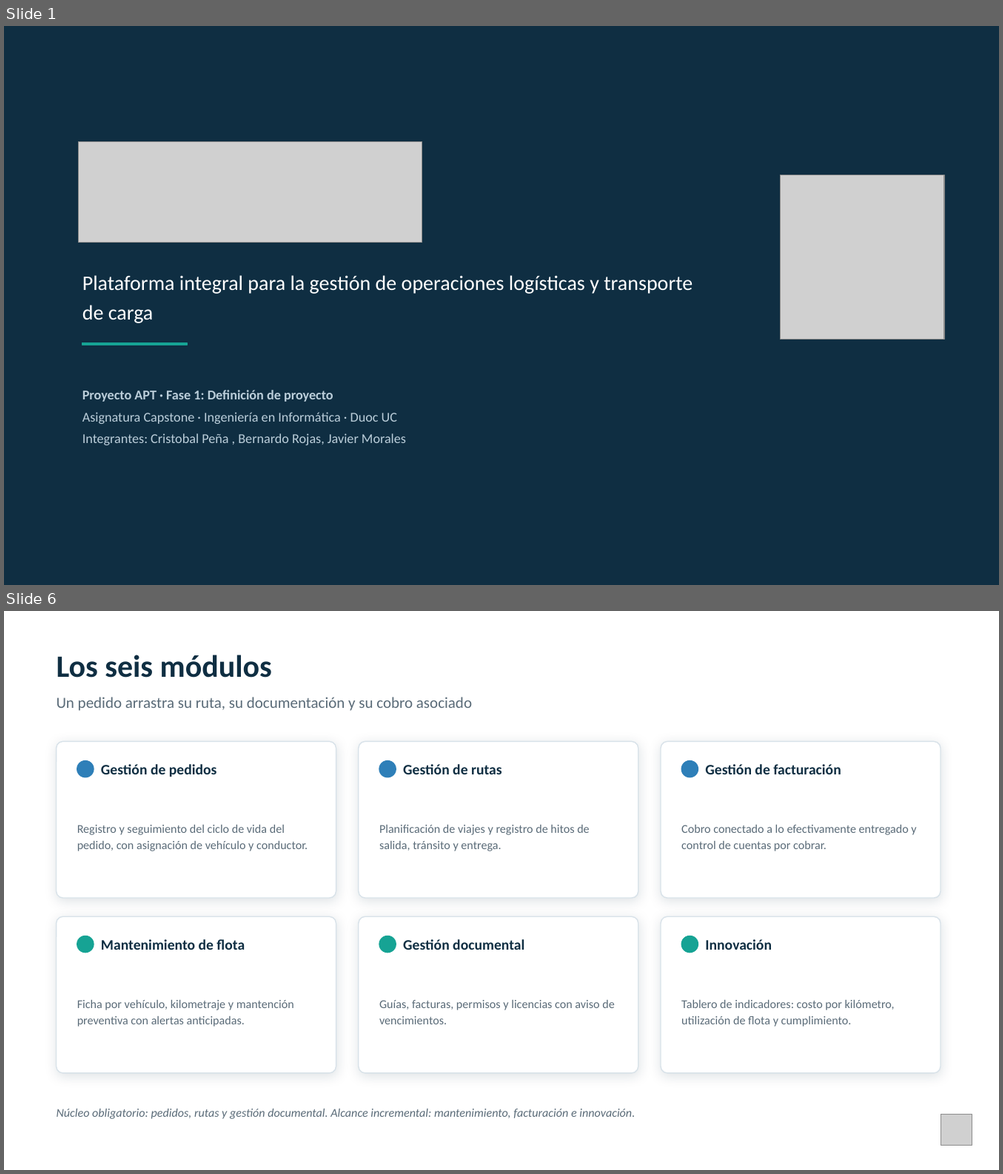
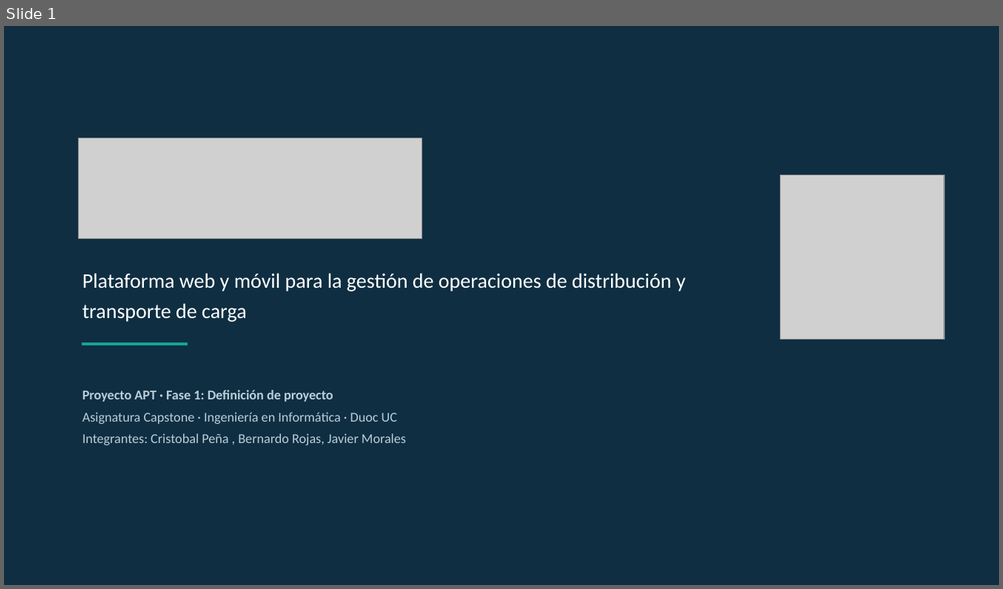
Before and after one commit to jmoralesduoc/Vialnex, a slide deck: Fase 1/Evidencia Grupales/vialNex_Presentacion_Proyecto_APT.pptx. Shown one above the other, each under a label of ours: slides 1 and 6 before the commit, slide 1 after it; the slides between them are not shown. The pictures are 1003x1174 and 1003x589 pixels, drawn with LibreOffice and Linux fonts; fonts in the diff are those of the drawing; grey boxes stand for pictures. Boxes give left, top, right and bottom in pixels: in the first picture for what was removed or moved away, otherwise in the second. Text is boxed around its words. In the diff, an @@ line names an element or a change of style, - is before the commit and + after.

```diff
--- a/Fase 1/Evidencia Grupales/vialNex_Presentacion_Proyecto_APT.pptx
+++ b/Fase 1/Evidencia Grupales/vialNex_Presentacion_Proyecto_APT.pptx
@@ slide 6 removed at (4, 611, 999, 1170), background #FFFFFF @@
@@ text removed at (57, 655, 272, 678) @@
-Los seis módulos
@@ text removed at (57, 697, 472, 711) @@
-Un pedido arrastra su ruta, su documentación y su cobro asociado
@@ rounded rectangle removed at (57, 741, 336, 898) @@
@@ rounded rectangle removed at (358, 741, 638, 898) @@
@@ rounded rectangle removed at (660, 741, 940, 898) @@
@@ ellipse removed at (77, 761, 94, 777) @@
@@ text removed at (101, 764, 217, 777) @@
-Gestión de pedidos
@@ ellipse removed at (379, 761, 395, 777) @@
@@ text removed at (403, 764, 502, 775) @@
-Gestión de rutas
@@ ellipse removed at (681, 761, 698, 777) @@
@@ text removed at (705, 764, 840, 775) @@
-Gestión de facturación
@@ text removed at (77, 825, 307, 851) @@
-Registro y seguimiento del ciclo de vida del pedido, con asignación de vehículo y conductor.
@@ text removed at (379, 825, 589, 851) @@
-Planificación de viajes y registro de hitos de salida, tránsito y entrega.
@@ text removed at (681, 825, 916, 851) @@
-Cobro conectado a lo efectivamente entregado y control de cuentas por cobrar.
@@ rounded rectangle removed at (57, 917, 336, 1073) @@
@@ rounded rectangle removed at (358, 917, 638, 1073) @@
@@ rounded rectangle removed at (660, 917, 940, 1073) @@
@@ ellipse removed at (77, 937, 94, 953) @@
@@ text removed at (101, 940, 244, 950) @@
-Mantenimiento de flota
@@ ellipse removed at (379, 937, 395, 953) @@
@@ text removed at (403, 940, 524, 950) @@
-Gestión documental
@@ ellipse removed at (681, 937, 698, 953) @@
@@ text removed at (705, 940, 771, 950) @@
-Innovación
@@ text removed at (77, 1000, 294, 1027) @@
-Ficha por vehículo, kilometraje y mantención preventiva con alertas anticipadas.
@@ text removed at (379, 1000, 614, 1025) @@
-Guías, facturas, permisos y licencias con aviso de vencimientos.
@@ text removed at (681, 1000, 894, 1027) @@
-Tablero de indicadores: costo por kilómetro, utilización de flota y cumplimiento.
@@ text removed at (57, 1109, 634, 1119) @@
-Núcleo obligatorio: pedidos, rutas y gestión documental. Alcance incremental: mantenimiento, facturación e innovación.
@@ picture removed at (940, 1115, 972, 1146) @@
@@ slide 1 changed as well @@
@@ picture: place and size @@
-picture at (79, 141, 422, 242)
+picture at (79, 138, 422, 238)
@@ text at (82, 273, 686, 322): text changed @@
-Plataforma integral para la gestión de operaciones logísticas y transporte de carga
+Plataforma web y móvil para la gestión de operaciones de distribución y transporte de carga
```
Also in this commit, not shown: 9 other slides changed, 10 slides added, 9 other slides removed, 1 other file.
